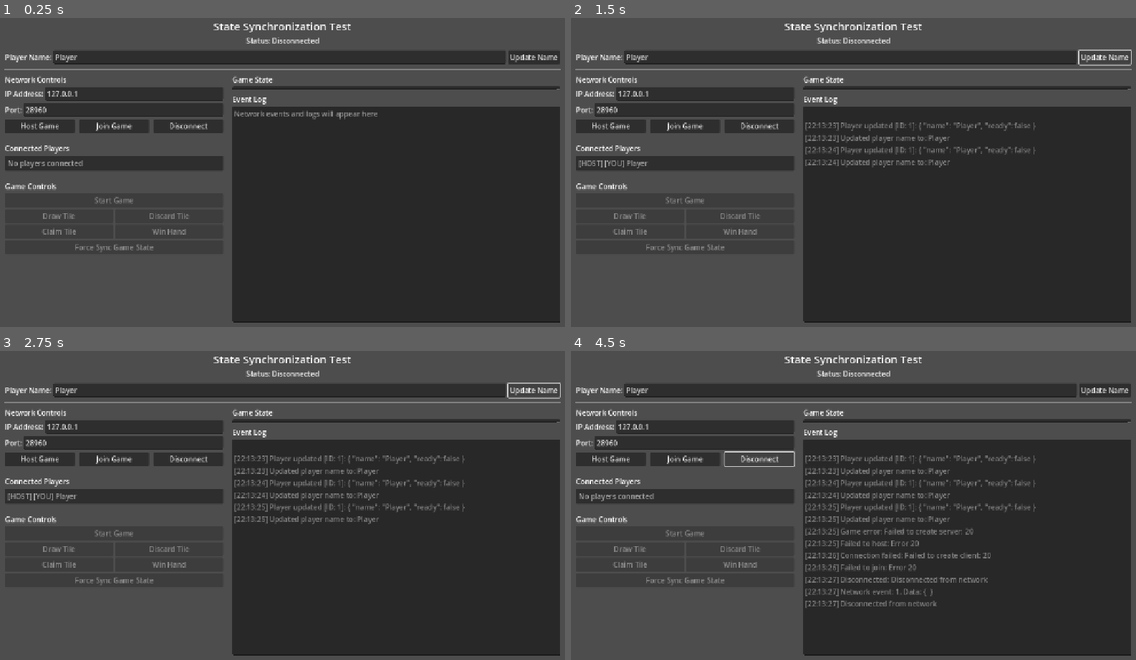
Above: before the commit, frames 1-4 (two rows, left to right).
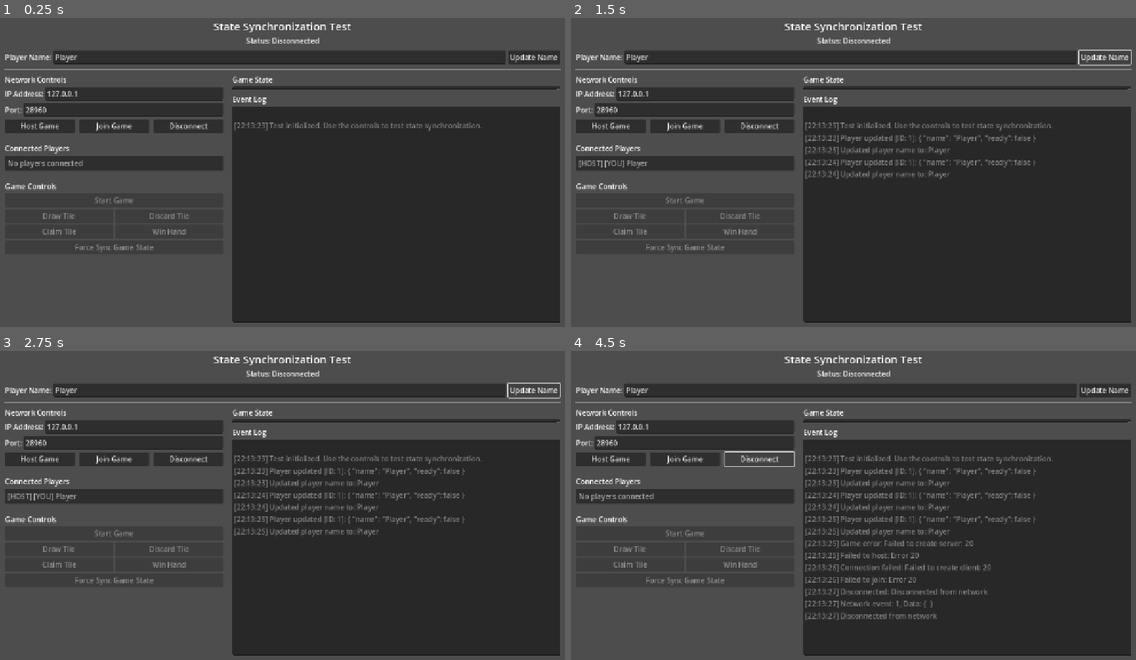
Above: after the commit, the same moments.

Repository: Zachl927/mighty_mahjong
Game: Godot game, scene res://scenes/test_state_sync.tscn
Same seed, same stepped clock (60 frames per second), same inputs: the game is played once before the commit and once after it. This scene is started directly instead of the project's main scene.
Inputs:
- Up to frame 1 (0.25 s): no input
- Up to frame 2 (1.5 s): click "Update Name" at 0.5 s; click "Update Name" at 1.25 s
- Up to frame 3 (2.75 s): click "Update Name" at 2 s
- Up to frame 4 (4.5 s): click "Host Game" at 2.75 s; click "Join Game" at 3.5 s; click "Disconnect" at 4.25 s

The runs differ from the first frame. In frame 1, 0.6% of the frame differs, in the area x 41-86%, y 29-37%; in frame 2, 1.4%; in frame 3, 2.0%; in frame 4, 3.4%, in the area x 41-86%, y 33-88%.
Error before the commit: Parse Error: Could not resolve external class member "get_asset_manager". (res://scripts/networking/state_sync.gd:111)

Commit message:
Implement player hand and tile asset management systems following modular architecture (Rule #2)

Diff:
--- /dev/null
+++ b/scripts/core/player_hand.gd
@@ -0,0 +1,442 @@
+extends Node
+class_name PlayerHand
+
+# Player ID
+var player_id: int = -1
+
+# Player's hand tiles
+var tiles: Array[Tile] = []
+
+# Exposed/melded sets of tiles (e.g., claimed Pongs, Kongs)
+var exposed_sets: Array = []
+
+# Signals
+signal tile_added(tile: Tile)
+signal tile_removed(tile: Tile)
+signal hand_sorted()
+signal potential_sets_changed(potential_sets: Array)
+
+# Constants for set types
+enum SetType {PONG, KONG, CHOW}
+
+func _init():
+	pass
+
+# Add a tile to the hand
+func add_tile(tile: Tile) -> void:
+	if tile:
+		tiles.append(tile)
+		sort_tiles()
+		tile_added.emit(tile)
+		_update_potential_sets()
+
+# Add multiple tiles to the hand
+func add_tiles(new_tiles: Array[Tile]) -> void:
+	for tile in new_tiles:
+		tiles.append(tile)
+
+	sort_tiles()
+	_update_potential_sets()
+
+# Remove a tile from the hand
+func remove_tile(tile: Tile) -> bool:
+	for i in range(tiles.size()):
+		if tiles[i].tile_id == tile.tile_id:
+			var removed_tile = tiles[i]
+			tiles.remove_at(i)
+			tile_removed.emit(removed_tile)
+			_update_potential_sets()
+			return true
+
+	return false
+
+# Remove a tile by index
+func remove_tile_at(index: int) -> Tile:
+	if index >= 0 and index < tiles.size():
+		var removed_tile = tiles[index]
+		tiles.remove_at(index)
+		tile_removed.emit(removed_tile)
+		_update_potential_sets()
+		return removed_tile
+	return null
+
+# Clear all tiles from the hand
+func clear_hand() -> void:
+	tiles.clear()
+	exposed_sets.clear()
+	_update_potential_sets()
+
+# Get the total number of tiles in hand
+func get_tile_count() -> int:
+	return tiles.size()
+
+# Get a tile at a specific index
+func get_tile_at(index: int) -> Tile:
+	if index < 0 or index >= tiles.size():
+		return null
+
+	return tiles[index]
+
+# Get all tiles
+func get_all_tiles() -> Array[Tile]:
+	return tiles
+
+# Sort tiles by their sort value
+func sort_tiles() -> void:
+	tiles.sort_custom(func(a, b): return a.get_sort_value() < b.get_sort_value())
+	hand_sorted.emit()
+
+# Check if the hand can form the specified set with a discarded tile
+func can_form_set(tile: Tile, set_type: int) -> bool:
+	match set_type:
+		SetType.PONG:
+			return can_form_pong(tile)
+		SetType.KONG:
+			return can_form_kong(tile)
+		SetType.CHOW:
+			return can_form_chow(tile)
+
+	return false
+
+# Check if player can form a Pong (3 identical tiles)
+func can_form_pong(tile: Tile) -> bool:
+	if not tile or not (tile.is_suit() or tile.is_honor()):
+		return false
+
+	var matching_count = 0
+	for hand_tile in tiles:
+		if hand_tile.matches(tile):
+			matching_count += 1
+
+	# Need at least 2 matching tiles in hand to form a Pong with 1 discarded tile
+	return matching_count >= 2
+
+# Check if player can form a Kong (4 identical tiles)
+func can_form_kong(tile: Tile) -> bool:
+	if not tile or not (tile.is_suit() or tile.is_honor()):
+		return false
+
+	var matching_count = 0
+	for hand_tile in tiles:
+		if hand_tile.matches(tile):
+			matching_count += 1
+
+	# Need 3 matching tiles in hand to form a Kong with 1 discarded tile
+	return matching_count >= 3
+
+# Check if player can form a Chow (3 consecutive tiles of the same suit)
+func can_form_chow(tile: Tile) -> bool:
+	if not tile or not tile.is_suit():
+		return false
+
+	# For a Chow, we need to check if we have the adjacent tiles of the same suit
+	var value = tile.value
+	var suit = tile.suit_type
+
+	var has_value_minus_1 = false
+	var has_value_minus_2 = false
+	var has_value_plus_1 = false
+	var has_value_plus_2 = false
+
+	for hand_tile in tiles:
+		if hand_tile.is_suit() and hand_tile.suit_type == suit:
+			if hand_tile.value == value - 1:
+				has_value_minus_1 = true
+			elif hand_tile.value == value - 2:
+				has_value_minus_2 = true
+			elif hand_tile.value == value + 1:
+				has_value_plus_1 = true
+			elif hand_tile.value == value + 2:
+				has_value_plus_2 = true
+
+	# Possible Chow combinations: (value-2, value-1, value), (value-1, value, value+1), (value, value+1, value+2)
+	return (has_value_minus_2 and has_value_minus_1) or (has_value_minus_1 and has_value_plus_1) or (has_value_plus_1 and has_value_plus_2)
+
+# Find all potential sets in the hand (without a discarded tile)
+func find_potential_sets() -> Array:
+	var potential_sets = []
+
+	# Find potential Pongs (3 identical tiles)
+	var matching_tiles = {}
+	for tile in tiles:
+		if not tile.is_bonus():  # Bonus tiles cannot form sets
+			if not matching_tiles.has(tile.tile_id):
+				matching_tiles[tile.tile_id] = []
+			matching_tiles[tile.tile_id].append(tile)
+
+	# Check for Pongs and Kongs
+	for tile_id in matching_tiles:
+		var same_tiles = matching_tiles[tile_id]
+		if same_tiles.size() >= 3:
+			# We have a potential Pong
+			potential_sets.append({
+				"type": SetType.PONG,
+				"tiles": same_tiles.slice(0, 3)
+			})
+
+		if same_tiles.size() >= 4:
+			# We have a potential Kong
+			potential_sets.append({
+				"type": SetType.KONG,
+				"tiles": same_tiles.slice(0, 4)
+			})
+
+	# Find potential Chows (3 consecutive tiles of the same suit)
+	# Group tiles by suit
+	var suit_groups = {}
+	for tile in tiles:
+		if tile.is_suit():
+			var suit = tile.suit_type
+			if not suit_groups.has(suit):
+				suit_groups[suit] = {}
+
+			if not suit_groups[suit].has(tile.value):
+				suit_groups[suit][tile.value] = []
+
+			suit_groups[suit][tile.value].append(tile)
+
+	# Check each suit for consecutive values
+	for suit in suit_groups:
+		var values = suit_groups[suit].keys()
+		values.sort()
+
+		for i in range(len(values) - 2):
+			if values[i + 1] == values[i] + 1 and values[i + 2] == values[i] + 2:
+				# Found three consecutive values
+				var chow_tiles = [
+					suit_groups[suit][values[i]][0],
+					suit_groups[suit][values[i + 1]][0],
+					suit_groups[suit][values[i + 2]][0]
+				]
+
+				potential_sets.append({
+					"type": SetType.CHOW,
+					"tiles": chow_tiles
+				})
+
+	return potential_sets
+
+# Form a set from tiles in hand and a discarded tile
+func form_set(discard_tile: Tile, set_type: int) -> Array:
+	var set_tiles = []
+
+	match set_type:
+		SetType.PONG:
+			# Add the discarded tile to the set
+			set_tiles.append(discard_tile)
+
+			# Find 2 matching tiles in hand
+			var matches_found = 0
+			var indices_to_remove = []
+
+			for i in range(tiles.size()):
+				if tiles[i].matches(discard_tile) and matches_found < 2:
+					set_tiles.append(tiles[i])
+					indices_to_remove.append(i)
+					matches_found += 1
+
+			# Remove tiles from hand (in reverse order to maintain correct indices)
+			indices_to_remove.sort()
+			indices_to_remove.reverse()
+
+			for index in indices_to_remove:
+				tiles.remove_at(index)
+
+		SetType.KONG:
+			# Add the discarded tile to the set
+			set_tiles.append(discard_tile)
+
+			# Find 3 matching tiles in hand
+			var matches_found = 0
+			var indices_to_remove = []
+
+			for i in range(tiles.size()):
+				if tiles[i].matches(discard_tile) and matches_found < 3:
+					set_tiles.append(tiles[i])
+					indices_to_remove.append(i)
+					matches_found += 1
+
+			# Remove tiles from hand (in reverse order to maintain correct indices)
+			indices_to_remove.sort()
+			indices_to_remove.reverse()
+
+			for index in indices_to_remove:
+				tiles.remove_at(index)
+
+		SetType.CHOW:
+			# For Chow, we need specific consecutive values
+			var value = discard_tile.value
+			var suit = discard_tile.suit_type
+
+			# Determine which Chow pattern we can form
+			var needed_values = []
+
+			# Possible Chow combinations: (value-2, value-1, value), (value-1, value, value+1), (value, value+1, value+2)
+			if can_form_chow(discard_tile):
+				# Check which pattern we can form
+				var has_minus_1 = false
+				var has_minus_2 = false
+				var has_plus_1 = false
+				var has_plus_2 = false
+
+				for hand_tile in tiles:
+					if hand_tile.is_suit() and hand_tile.suit_type == suit:
+						if hand_tile.value == value - 1:
+							has_minus_1 = true
+						elif hand_tile.value == value - 2:
+							has_minus_2 = true
+						elif hand_tile.value == value + 1:
+							has_plus_1 = true
+						elif hand_tile.value == value + 2:
+							has_plus_2 = true
+
+				if has_minus_2 and has_minus_1:
+					needed_values = [value - 2, value - 1, value]
+				elif has_minus_1 and has_plus_1:
+					needed_values = [value - 1, value, value + 1]
+				elif has_plus_1 and has_plus_2:
+					needed_values = [value, value + 1, value + 2]
+
+				# Add tiles to set and track which to remove
+				var indices_to_remove = []
+
+				for val in needed_values:
+					if val == value:
+						set_tiles.append(discard_tile)
+					else:
+						# Find this value in hand
+						for i in range(tiles.size()):
+							if tiles[i].is_suit() and tiles[i].suit_type == suit and tiles[i].value == val:
+								set_tiles.append(tiles[i])
+								indices_to_remove.append(i)
+								break
+
+				# Remove tiles from hand (in reverse order)
+				indices_to_remove.sort()
+				indices_to_remove.reverse()
+
+				for index in indices_to_remove:
+					tiles.remove_at(index)
+
+	# Add to exposed sets if we formed a valid set
+	if set_tiles.size() > 0:
+		exposed_sets.append({
+			"type": set_type,
+			"tiles": set_tiles
+		})
+
+		_update_potential_sets()
+
+	return set_tiles
+
+# Get all exposed sets
+func get_exposed_sets() -> Array:
+	return exposed_sets
+
+# Check if hand has a specific tile
+func has_tile(target_tile: Tile) -> bool:
+	for tile in tiles:
+		if tile.matches(target_tile):
+			return true
+	return false
+
+# Count how many of a specific tile type are in the hand
+func count_matching_tiles(target_tile: Tile) -> int:
+	var count = 0
+	for tile in tiles:
+		if tile.matches(target_tile):
+			count += 1
+	return count
+
+# Internal method to update potential sets and emit signal
+func _update_potential_sets() -> void:
+	var potential_sets = find_potential_sets()
+	potential_sets_changed.emit(potential_sets)
+
+# Returns true if the hand is a valid winning hand
+func is_winning_hand() -> bool:
+	# This is a simplified win check - real implementation would need to check
+	# specific rules for Sichuan Mahjong winning patterns
+
+	# Clone the hand for analysis
+	var analysis_tiles = tiles.duplicate()
+
+	# Check for any tiles not in sets
+	var sets = []
+	var has_pair = false
+
+	# Keep looking for sets until we can't find any more
+	var found_set = true
+	while found_set and analysis_tiles.size() >= 3:
+		found_set = false
+
+		# Check for pongs
+		var matching_tiles = {}
+		for tile in analysis_tiles:
+			if not matching_tiles.has(tile.tile_id):
+				matching_tiles[tile.tile_id] = []
+			matching_tiles[tile.tile_id].append(tile)
+
+		for tile_id in matching_tiles:
+			if matching_tiles[tile_id].size() >= 3:
+				# Found a pong
+				found_set = true
+				sets.append({
+					"type": SetType.PONG,
+					"tiles": matching_tiles[tile_id].slice(0, 3)
+				})
+
+				# Remove these tiles from analysis
+				for i in range(3):
+					analysis_tiles.erase(matching_tiles[tile_id][i])
+				break
+
+		if found_set:
+			continue
+
+		# Check for chows
+		var suit_groups = {}
+		for tile in analysis_tiles:
+			if tile.is_suit():
+				var suit = tile.suit_type
+				if not suit_groups.has(suit):
+					suit_groups[suit] = {}
+
+				if not suit_groups[suit].has(tile.value):
+					suit_groups[suit][tile.value] = []
+
+				suit_groups[suit][tile.value].append(tile)
+
+		for suit in suit_groups:
+			var values = suit_groups[suit].keys()
+			values.sort()
+
+			for i in range(len(values) - 2):
+				if values[i] + 1 == values[i + 1] and values[i] + 2 == values[i + 2]:
+					# Found a chow
+					found_set = true
+					var chow_tiles = [
+						suit_groups[suit][values[i]][0],
+						suit_groups[suit][values[i + 1]][0],
+						suit_groups[suit][values[i + 2]][0]
+					]
+
+					sets.append({
+						"type": SetType.CHOW,
+						"tiles": chow_tiles
+					})
+
+					# Remove these tiles from analysis
+					for chow_tile in chow_tiles:
+						analysis_tiles.erase(chow_tile)
+					break
+
+			if found_set:
+				break
+
+	# After removing all sets, we should have exactly 2 tiles left for a pair
+	if analysis_tiles.size() == 2 and analysis_tiles[0].matches(analysis_tiles[1]):
+		has_pair = true
+
+	# A winning hand has 4 sets (either pongs or chows) and 1 pair
+	return sets.size() == 4 and has_pair
--- a/scripts/core/tile.gd
+++ b/scripts/core/tile.gd
@@ -2,20 +2,18 @@
 class_name Tile
 
 # Tile type enums
-enum TileType {SUIT, HONOR, BONUS}
-enum SuitType {BAMBOO, CIRCLE, CHARACTER}
-enum HonorType {WIND_EAST, WIND_SOUTH, WIND_WEST, WIND_NORTH, DRAGON_RED, DRAGON_GREEN, DRAGON_WHITE}
-enum BonusType {SEASON_SPRING, SEASON_SUMMER, SEASON_AUTUMN, SEASON_WINTER,
-			   FLOWER_PLUM, FLOWER_ORCHID, FLOWER_CHRYSANTHEMUM, FLOWER_BAMBOO}
+enum TileType {SUIT}
+enum SuitType {BAMBOO, CIRCLE, PINYIN}
 
 # Tile properties
 var type: int
 var suit_type: int = -1
-var honor_type: int = -1
-var bonus_type: int = -1
 var value: int = -1
 var image_path: String
 var texture: Texture2D
+
+# Special properties
+var from_back_end: bool = false  # Indicates if this tile was drawn from the back of the wall (for Gang)
 
 # For identification and comparison
 var tile_id: String
@@ -31,16 +29,6 @@
 			var suit_name = SuitType.keys()[suit_type]
 			tile_id = "SUIT_%s_%d" % [suit_name, value]
 
-		TileType.HONOR:
-			honor_type = p_sub_type
-			# No numeric value for honors, using honor type as identifier
-			tile_id = "HONOR_%s" % HonorType.keys()[honor_type]
-
-		TileType.BONUS:
-			bonus_type = p_sub_type
-			# No numeric value for bonus tiles, using bonus type as identifier
-			tile_id = "BONUS_%s" % BonusType.keys()[bonus_type]
-
 	# Image path and texture will be set by the TileAssetManager
 
 func get_tile_name() -> String:
@@ -48,12 +36,6 @@
 		TileType.SUIT:
 			var suit_name = SuitType.keys()[suit_type].capitalize()
 			return "%s %d" % [suit_name, value]
-
-		TileType.HONOR:
-			return HonorType.keys()[honor_type].replace("_", " ").capitalize()
-
-		TileType.BONUS:
-			return BonusType.keys()[bonus_type].replace("_", " ").capitalize()
 
 	return "Unknown Tile"
 
@@ -63,11 +45,9 @@
 func is_suit() -> bool:
 	return type == TileType.SUIT
 
-func is_honor() -> bool:
-	return type == TileType.HONOR
-
+# Check if this is a bonus tile (Sichuan mahjong doesn't use bonus tiles)
 func is_bonus() -> bool:
-	return type == TileType.BONUS
+	return false  # No bonus tiles in Sichuan mahjong
 
 # Compare two tiles to check if they're the same type and value
 func matches(other_tile: Tile) -> bool:
@@ -77,10 +57,6 @@
 	match type:
 		TileType.SUIT:
 			return suit_type == other_tile.suit_type and value == other_tile.value
-		TileType.HONOR:
-			return honor_type == other_tile.honor_type
-		TileType.BONUS:
-			return bonus_type == other_tile.bonus_type
 
 	return false
 
@@ -90,11 +66,5 @@
 		TileType.SUIT:
 			# Sort by suit type (0-2) and then by value (1-9)
 			return suit_type * 100 + value
-		TileType.HONOR:
-			# Honor tiles come after suit tiles
-			return 300 + honor_type
-		TileType.BONUS:
-			# Bonus tiles come last
-			return 400 + bonus_type
 
 	return 999  # Unknown tile types sorted last
--- /dev/null
+++ b/scripts/core/tile_asset_manager.gd
@@ -0,0 +1,98 @@
+extends Node
+class_name TileAssetManager
+
+# Constants for tile sizes available
+const TILE_SIZES = [64, 96, 128, 618]
+const DEFAULT_SIZE = 128
+const DEFAULT_TILESET_PATH = "res://assets/mahjong-tileset"
+
+# Textures cache organized by size and tile ID
+var textures = {}
+var current_size = DEFAULT_SIZE
+
+func _init(size: int = DEFAULT_SIZE):
+	# Validate and set the tile size
+	if size in TILE_SIZES:
+		current_size = size
+	else:
+		push_warning("Invalid tile size %d, using default size %d" % [size, DEFAULT_SIZE])
+		current_size = DEFAULT_SIZE
+
+	# Preload all textures for the selected size
+	preload_textures()
+
+# Preload all textures for current size for efficient access
+func preload_textures():
+	textures.clear()
+	textures[current_size] = {}
+
+	# Base path for the current tile size
+	var base_path = "%s/%d/fulltiles" % [DEFAULT_TILESET_PATH, current_size]
+
+	# Load suit tiles (Bamboo, Circle, Pinyin)
+	_preload_suit_tiles(base_path, Tile.SuitType.BAMBOO, "bamboo", 9)
+	_preload_suit_tiles(base_path, Tile.SuitType.CIRCLE, "circle", 9)
+	_preload_suit_tiles(base_path, Tile.SuitType.PINYIN, "pinyin", 9)  # Pinyin tiles
+
+	# For Sichuan mahjong, we don't need the honor and bonus tiles
+	# as it only uses the three suits (bamboo, circle, and pinyin/wan)
+
+# Helper function to preload suit tiles
+func _preload_suit_tiles(base_path: String, suit_type: int, file_prefix: String, count: int):
+	for i in range(1, count + 1):
+		var path = "%s/%s%d.png" % [base_path, file_prefix, i]
+		var suit_name = Tile.SuitType.keys()[suit_type]
+		var tile_id = "SUIT_%s_%d" % [suit_name, i]
+		textures[current_size][tile_id] = load(path)
+
+# Get texture for a specific tile
+func get_texture(tile: Tile) -> Texture2D:
+	if not textures.has(current_size) or not textures[current_size].has(tile.tile_id):
+		push_error("Texture not found for tile: %s" % tile.tile_id)
+		return null
+
+	return textures[current_size][tile.tile_id]
+
+# Set texture for a specific tile
+func set_tile_texture(tile: Tile):
+	if not textures.has(current_size) or not textures[current_size].has(tile.tile_id):
+		push_error("Texture not found for tile: %s" % tile.tile_id)
+		return
+
+	# Set the tile's texture
+	tile.texture = textures[current_size][tile.tile_id]
+
+	# Set the image path based on current size
+	var base_path = "%s/%d/fulltiles" % [DEFAULT_TILESET_PATH, current_size]
+
+	if tile.type == Tile.TileType.SUIT:
+		var prefix
+		match tile.suit_type:
+			Tile.SuitType.BAMBOO: prefix = "bamboo"
+			Tile.SuitType.CIRCLE: prefix = "circle"
+			Tile.SuitType.PINYIN: prefix = "pinyin"
+
+		tile.image_path = "%s/%s%d.png" % [base_path, prefix, tile.value]
+
+# Change tile size dynamically
+func change_tile_size(new_size: int):
+	if new_size in TILE_SIZES:
+		if not textures.has(new_size):
+			# Cache current size
+			var previous_size = current_size
+			current_size = new_size
+			preload_textures()
+			# Restore current size
+			current_size = previous_size
+
+		current_size = new_size
+	else:
+		push_warning("Invalid tile size %d, sizes available: %s" % [new_size, TILE_SIZES])
+
+# Get the back of tile texture
+func get_back_texture() -> Texture2D:
+	var back_path = "%s/%d/tile.png" % [DEFAULT_TILESET_PATH, current_size]
+	return load(back_path)
+
+func get_current_size() -> int:
+	return current_size
--- a/scripts/core/tile_manager.gd
+++ b/scripts/core/tile_manager.gd
@@ -23,26 +23,14 @@
 func create_complete_set() -> Array[Tile]:
     all_tiles.clear()
 
-    # Create 4 copies of each suit tile (Bamboo, Circle, Character)
-    for suit in range(3):  # 0=Bamboo, 1=Circle, 2=Character
+    # Create 4 copies of each suit tile (Bamboo, Circle, Pinyin)
+    # In Sichuan mahjong, only these three suits are used
+    for suit in range(3):  # 0=Bamboo, 1=Circle, 2=Pinyin
         for value in range(1, 10):  # 1-9
             for _copy in range(4):
                 var tile = Tile.new(Tile.TileType.SUIT, value, suit)
                 asset_manager.set_tile_texture(tile)
                 all_tiles.append(tile)
-
-    # Create 4 copies of each honor tile (winds and dragons)
-    for honor in range(7):  # 0-3=Winds, 4-6=Dragons
-        for _copy in range(4):
-            var tile = Tile.new(Tile.TileType.HONOR, -1, honor)
-            asset_manager.set_tile_texture(tile)
-            all_tiles.append(tile)
-
-    # Create 1 copy of each bonus tile (seasons and flowers)
-    for bonus in range(8):  # 0-3=Seasons, 4-7=Flowers
-        var tile = Tile.new(Tile.TileType.BONUS, -1, bonus)
-        asset_manager.set_tile_texture(tile)
-        all_tiles.append(tile)
 
     return all_tiles
 
@@ -80,6 +68,18 @@
         return null
 
     return wall.pop_back()
+
+# Draw a tile from the back of the wall (for Gang)
+func draw_tile_from_back() -> Tile:
+    if wall.is_empty():
+        wall_empty.emit()
+        return null
+
+    var tile = wall.pop_front()
+    # Mark this tile as drawn from the back end (used for scoring)
+    if tile:
+        tile.from_back_end = true
+    return tile
 
 # Draw multiple tiles from the wall
 func draw_tiles(count: int) -> Array[Tile]:
@@ -143,11 +143,3 @@
 # Get all suit tiles
 func get_suit_tiles() -> Array[Tile]:
     return get_tiles_by_type(Tile.TileType.SUIT)
-
-# Get all honor tiles
-func get_honor_tiles() -> Array[Tile]:
-    return get_tiles_by_type(Tile.TileType.HONOR)
-
-# Get all bonus tiles
-func get_bonus_tiles() -> Array[Tile]:
-    return get_tiles_by_type(Tile.TileType.BONUS)
